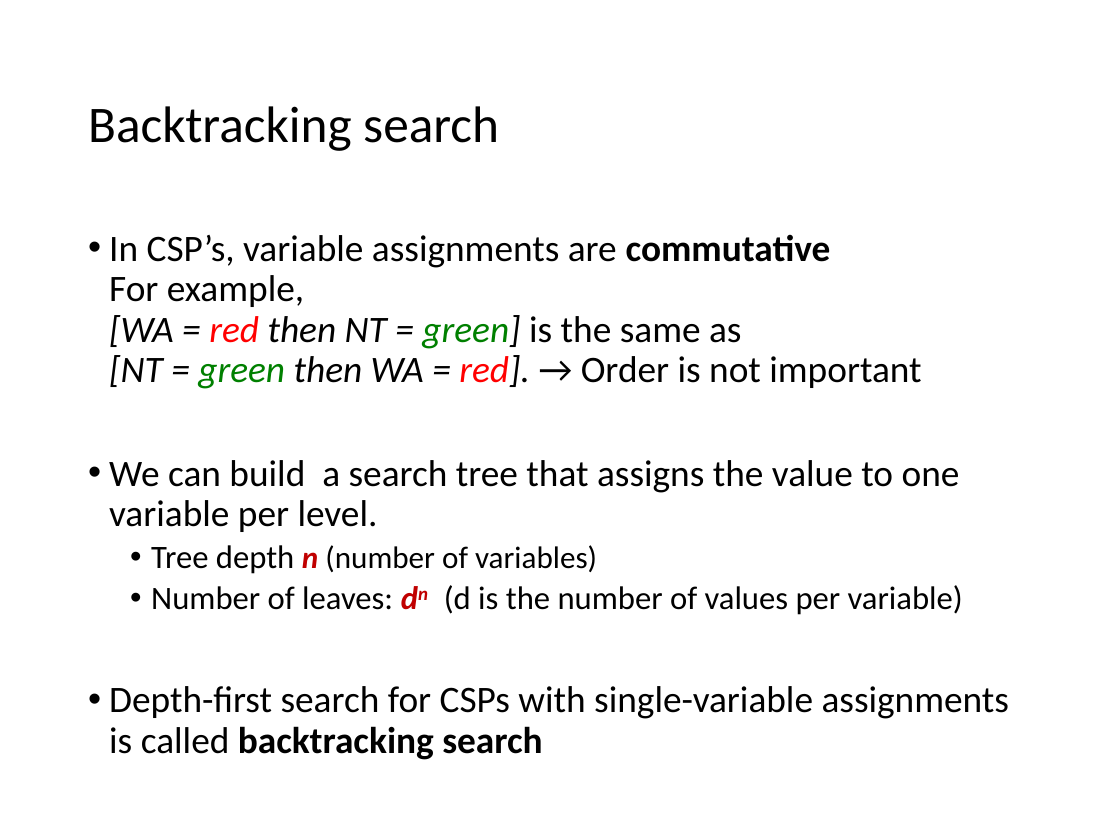
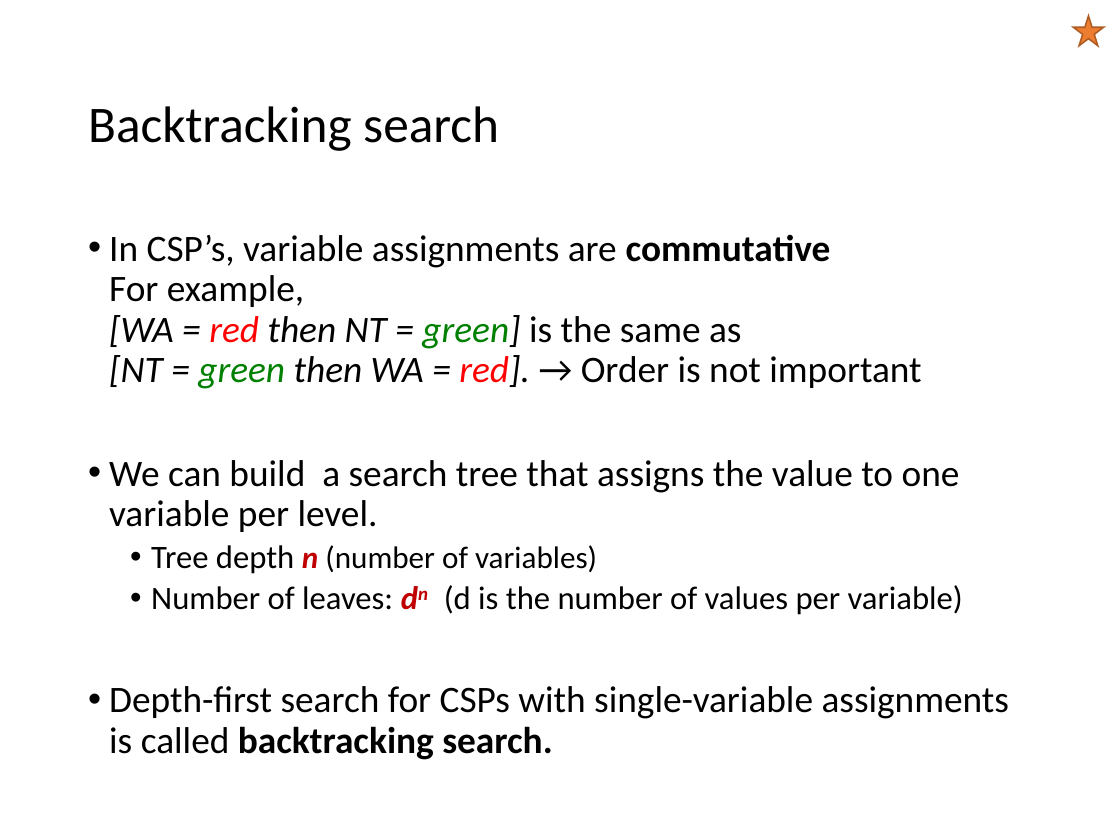
Before and after one commit to mhahsler/CS7320-AI, a slide deck: slide 12 of slides/06_CSP.pptx. Drawn at 1120x840 pixels with LibreOffice and Linux fonts; fonts in the diff are those of the drawing. Boxes give left, top, right and bottom in pixels: in the first picture for what was removed or moved away, otherwise in the second. Text is boxed around its words. In the diff, an @@ line names an element or a change of style, - is before the commit and + after.

```diff
--- a/slides/06_CSP.pptx
+++ b/slides/06_CSP.pptx
@@ star added at (1073,16,1103,46), fill #ED7D31, outline #AF5C24 1 pt @@
@@ text at (109,686,1010,760): text changed @@
-• Depth-first search for CSPs with single-variable assignments is called backtracking search
+• Depth-first search for CSPs with single-variable assignments is called backtracking search.
```
Also in this commit, not shown: 11 other slides changed, 1 other file.
